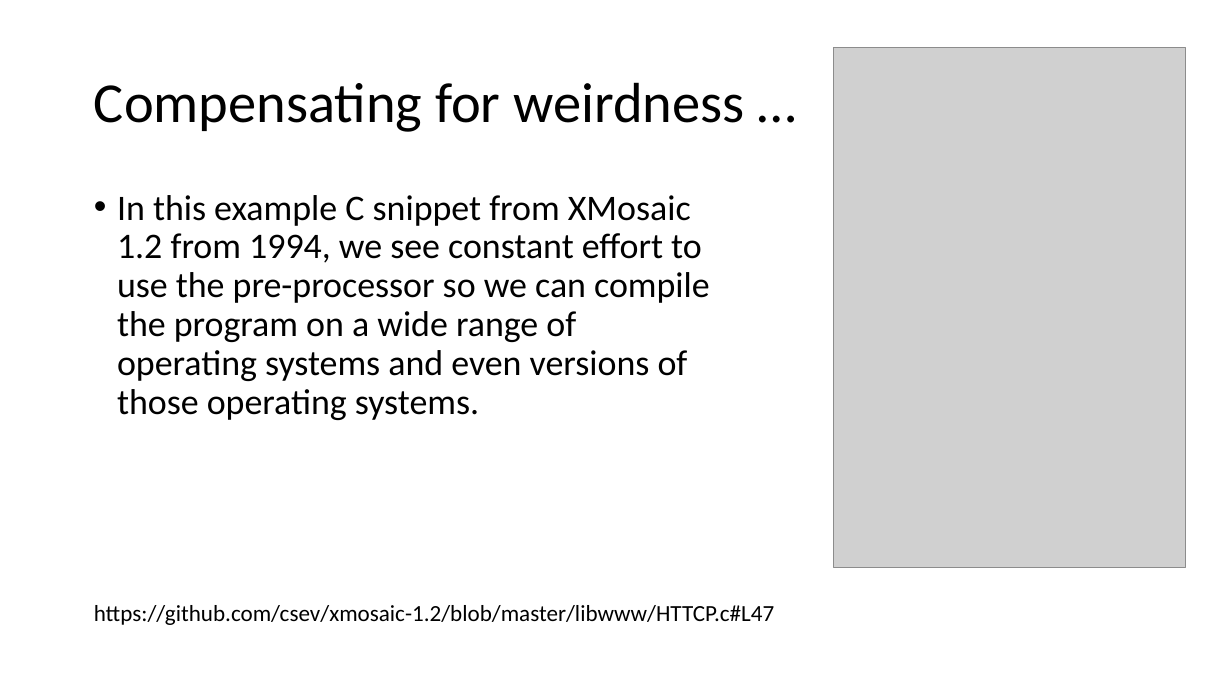
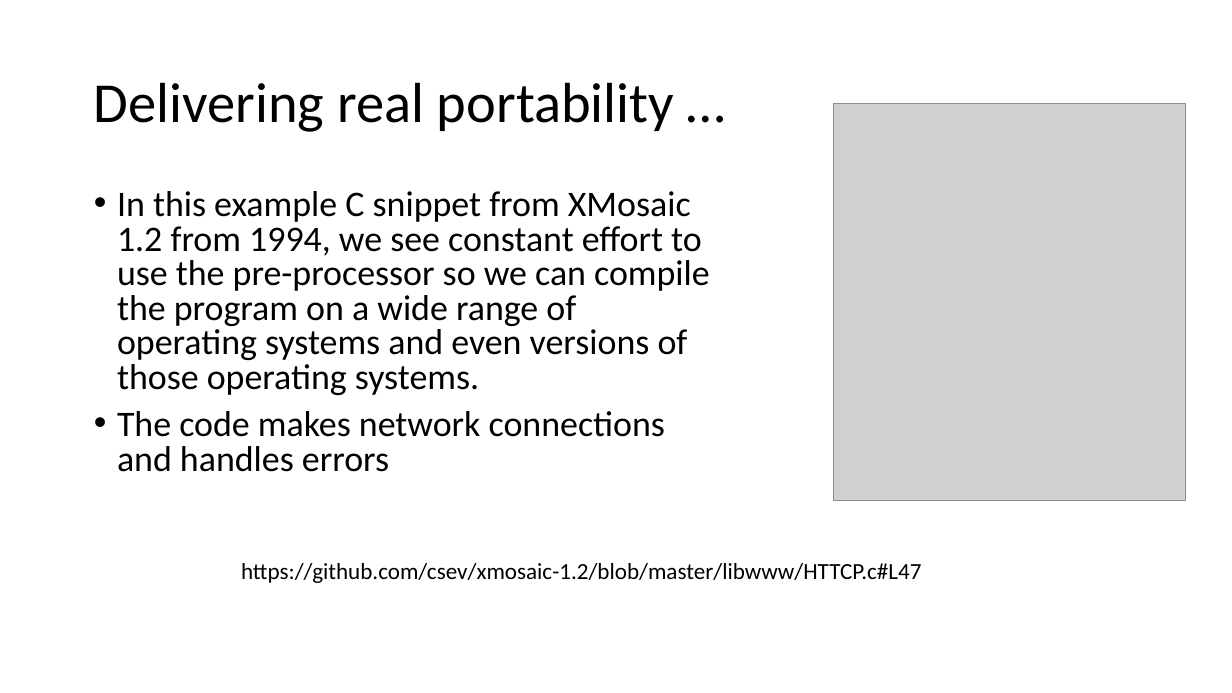
Before and after one commit to csev/cc4e, a slide deck: slide 18 of lectures/KR-4.pptx (slide 17 before the commit). Drawn at 1232x693 pixels with LibreOffice and Linux fonts; fonts in the diff are those of the drawing; grey boxes stand for pictures. Boxes give left, top, right and bottom in pixels: in the first picture for what was removed or moved away, otherwise in the second. Text is boxed around its words. In the diff, an @@ line names an element or a change of style, - is before the commit and + after.

```diff
--- a/lectures/KR-4.pptx
+++ b/lectures/KR-4.pptx
@@ title at (94,82,674,132): text changed @@
-Compensating for weirdness …
+Delivering real portability …
@@ picture: place and size @@
-picture at (834,47,1186,567)
+picture at (834,104,1186,500)
@@ text at (117,191,710,395): line spacing 0.9 to 0.8 @@
@@ text at (117,411,665,472): paragraph added @@
+• The code makes network connections and handles errors
@@ text "https://github.com/csev/xmosaic-1.2/blob/master/libwww/HTTCP ...": place and size @@
-text "https://github.com/csev/xmosaic-1.2/blob/master/libwww/HTTCP ..." at (94,605,774,625)
+text "https://github.com/csev/xmosaic-1.2/blob/master/libwww/HTTCP ..." at (241,563,921,583)
```
Also in this commit, not shown: 13 other slides changed, 1 slide added, 3 other files.
